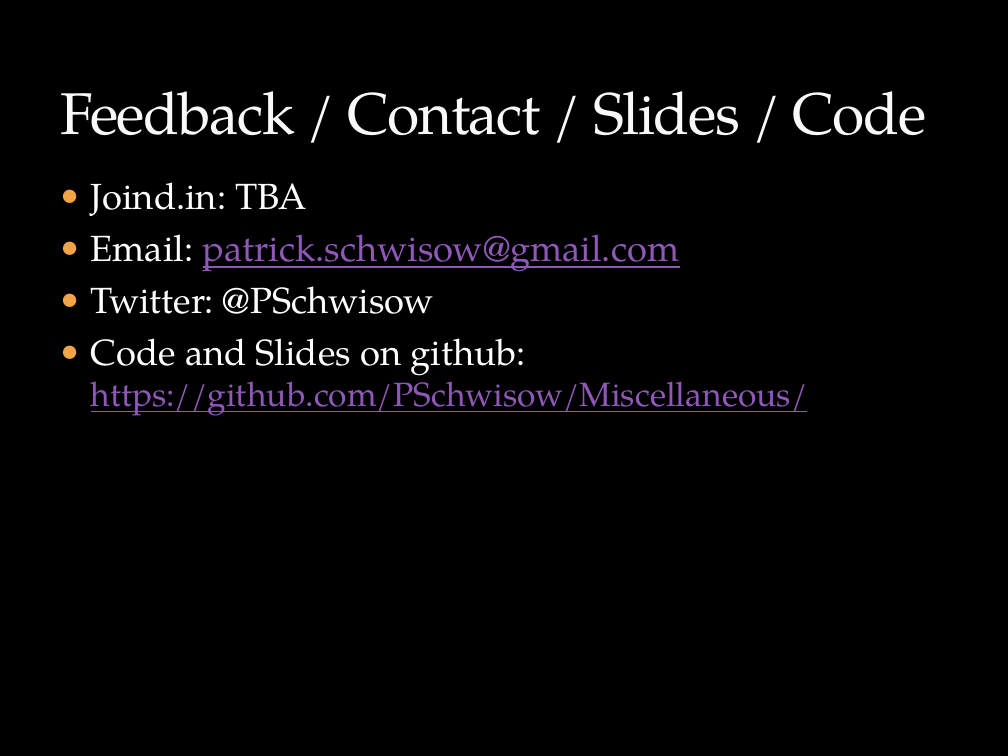
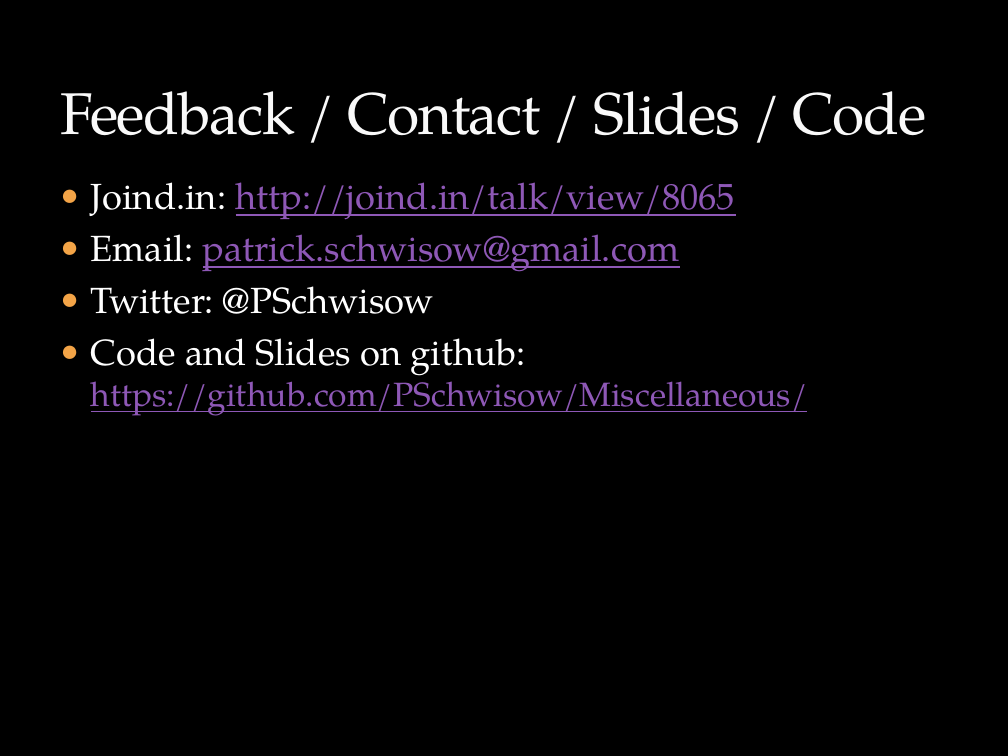
Before and after one commit to PSchwisow/Miscellaneous, a slide deck: slide 12 of CodeReviews-LKPUG.pptx. Drawn at 1008x756 pixels with LibreOffice and Linux fonts; fonts in the diff are those of the drawing; background and template pictures are left out. Boxes give left, top, right and bottom in pixels: in the first picture for what was removed or moved away, otherwise in the second. Text is boxed around its words. In the diff, an @@ line names an element or a change of style, - is before the commit and + after.

```diff
--- a/CodeReviews-LKPUG.pptx
+++ b/CodeReviews-LKPUG.pptx
@@ text at (91,182,735,219): text changed; text colour #FFFFFF to #8E58B6 @@
-● Joind.in: TBA
+● Joind.in: http://joind.in/talk/view/8065
```
Also in this commit, not shown: 1 other slide changed.
